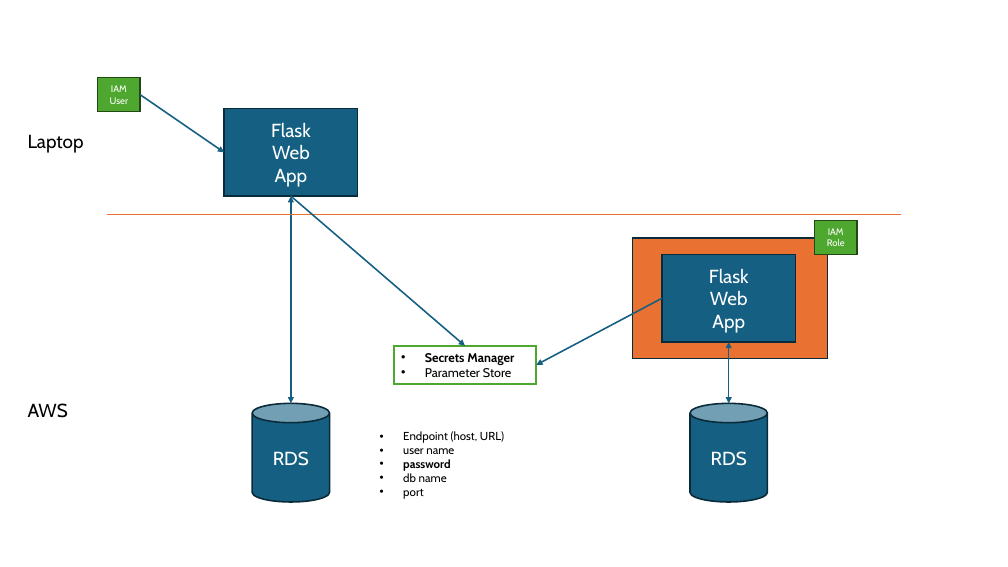
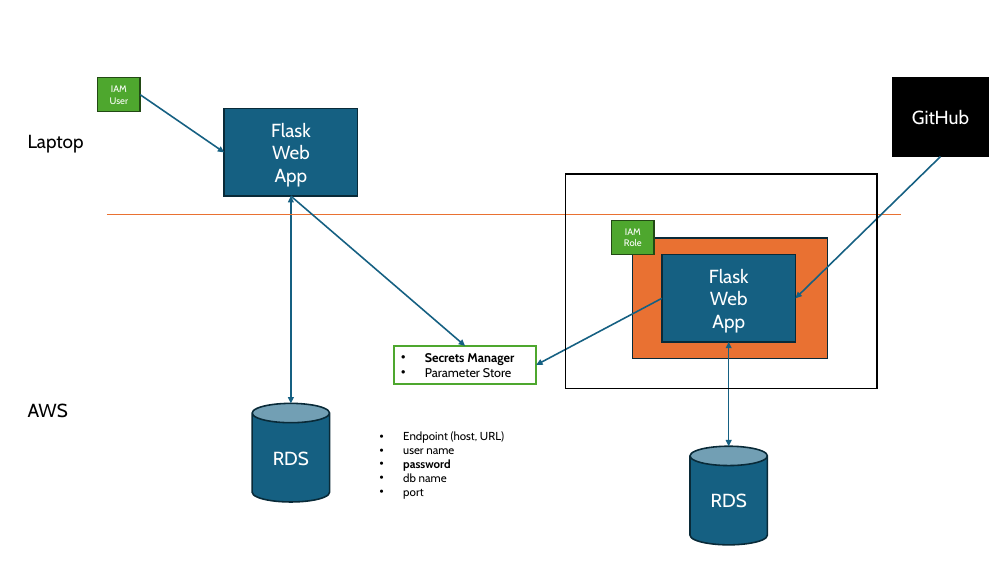
Before and after one commit to altazbhanji/my-repository, a slide deck: slide 1 of flask-05-Handling-SQL-with-Flask-Web-Application/Presentation1.pptx. Drawn at 1008x567 pixels with LibreOffice and Linux fonts; fonts in the diff are those of the drawing. Boxes give left, top, right and bottom in pixels: in the first picture for what was removed or moved away, otherwise in the second. Text is boxed around its words. In the diff, an @@ line names an element or a change of style, - is before the commit and + after.

```diff
--- a/flask-05-Handling-SQL-with-Flask-Web-Application/Presentation1.pptx
+++ b/flask-05-Handling-SQL-with-Flask-Web-Application/Presentation1.pptx
@@ rectangle added at <box>893,78,988,157</box>, fill #000000, outline #000000 1.5 pt, 18 pt, text #FFFFFF @@
+GitHub
@@ rectangle added at <box>566,174,877,389</box>, outline #000000 1.5 pt @@
@@ arrow added from (941, 157) to (796, 299), #156082 1.5 pt @@
@@ rectangle "IAM": place and size @@
-rectangle "IAM" at <box>814,221,858,255</box>
+rectangle "IAM" at <box>612,221,655,255</box>
@@ double arrow moved from (729, 342) - (729, 404) to (729, 342) - (729, 446) @@
@@ cylinder "RDS": place and size @@
-cylinder "RDS" at <box>690,404,768,502</box>
+cylinder "RDS" at <box>690,446,768,544</box>
```
Also in this commit, not shown: 15 other files.
